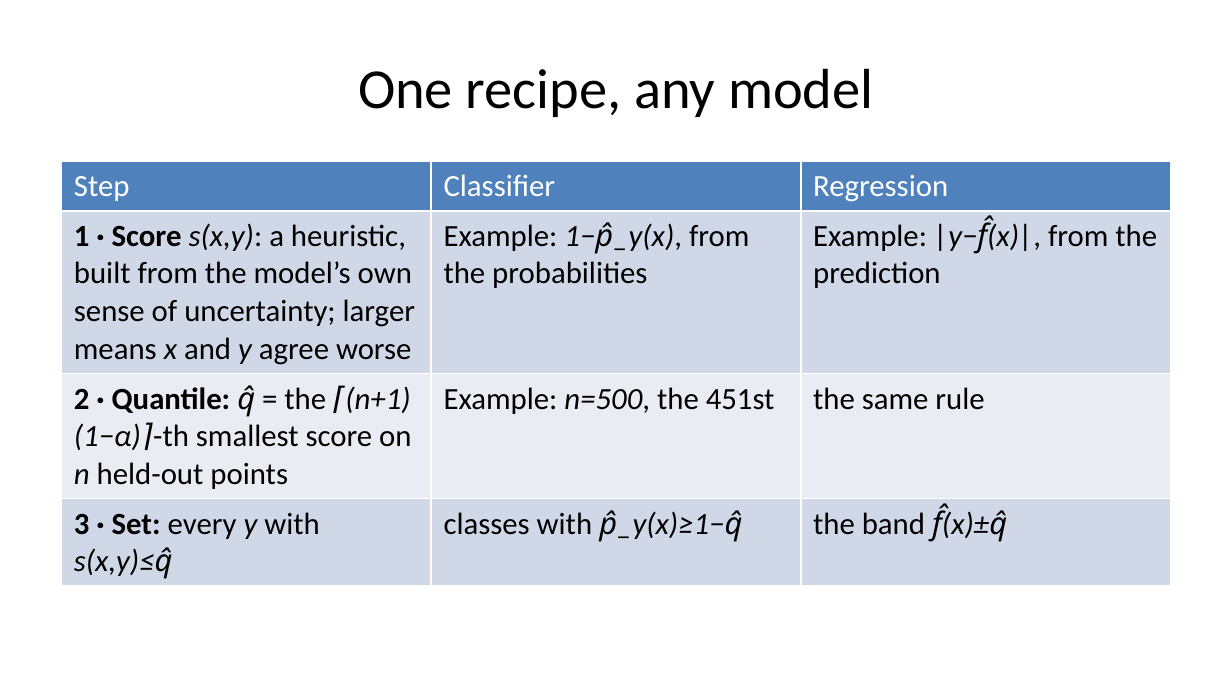
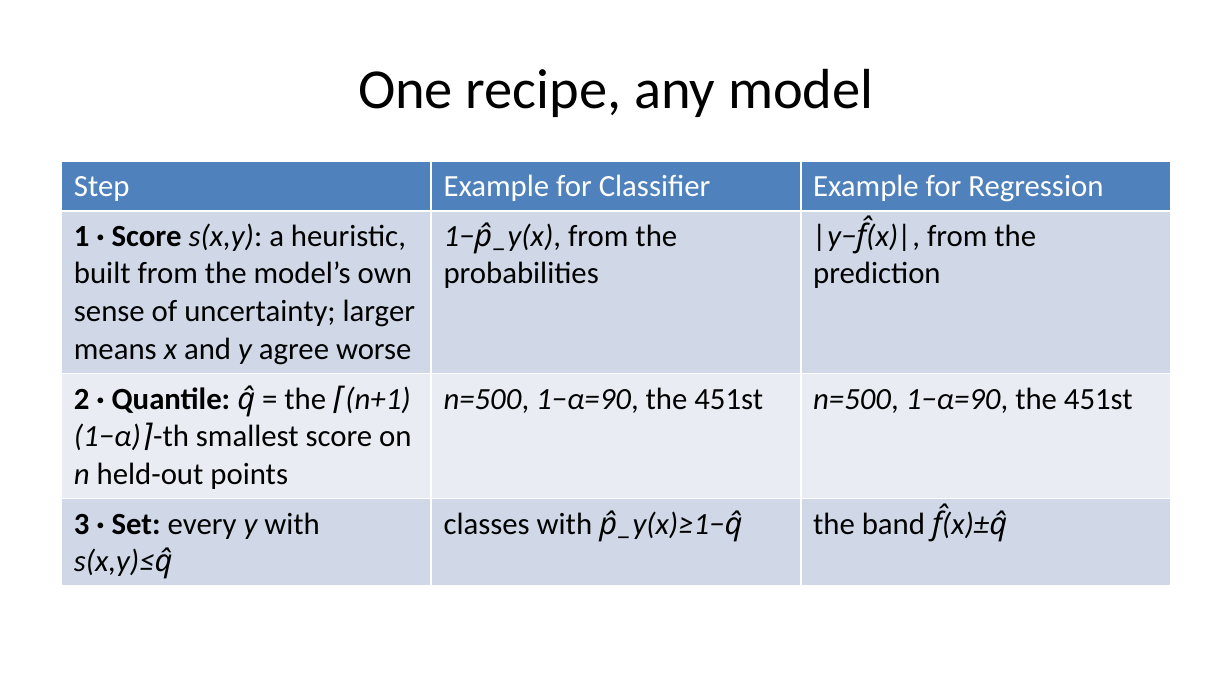
Before and after one commit to AmyRouillard/ml-foundations-mau-2026, a slide deck: slide 54 of ml-foundations.pptx (slide 59 before the commit). Drawn at 1232x693 pixels with LibreOffice and Linux fonts; fonts in the diff are those of the drawing. Boxes give left, top, right and bottom in pixels: in the first picture for what was removed or moved away, otherwise in the second. Text is boxed around its words. In the diff, an @@ line names an element or a change of style, - is before the commit and + after.

```diff
--- a/ml-foundations.pptx
+++ b/ml-foundations.pptx
@@ table at (62, 161, 1170, 618) @@
-row 1, column 2: Classifier
+row 1, column 2: Example for Classifier
-row 1, column 3: Regression
+row 1, column 3: Example for Regression
-row 2, column 2: Example: 1−p̂_y(x), from the probabilities
+row 2, column 2: 1−p̂_y(x), from the probabilities
-row 2, column 3: Example: |y−f̂(x)|, from the prediction
+row 2, column 3: |y−f̂(x)|, from the prediction
-row 3, column 2: Example: n=500, the 451st
+row 3, column 2: n=500, 1−α=90, the 451st
-row 3, column 3: the same rule
+row 3, column 3: n=500, 1−α=90, the 451st
```
Also in this commit, not shown: 4 other slides changed, 8 slides removed, 12 other files.
